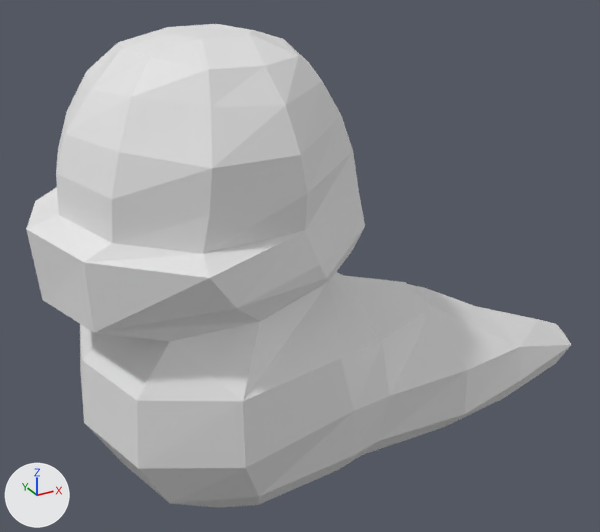
What one commit did to the FBX model Virus/Assets/Models/Worm.FBX.
Camera for both pictures: a 50 mm camera at (-1.59, -2.45, 2.63) aimed at (-0.21, 0.07, 1.37). The lights are fixed; the arrows at lower left show +X, +Y and +Z. Where no turn or scale is listed for an object, it has been applied to the vertices.

In view in the first picture: 'Worm'.
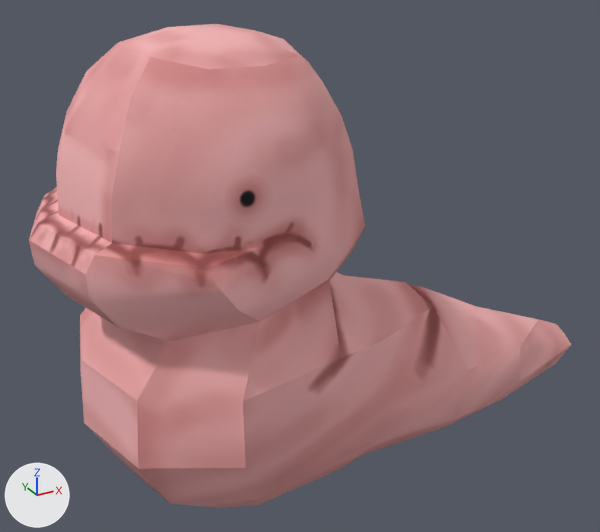
Where the change shows, as pixel boxes [x1, y1, x2, y2] in the pictures (600 x 532 px):
'Worm', reshaped
    before: [26, 24, 571, 508]
    after: [29, 24, 571, 508]
part 1 of me_mesh, built on
    before: [26, 187, 365, 341]
    after: [29, 187, 365, 341]
part 2 of me_mesh, recoloured (grey to pink)
    both: [56, 24, 571, 508]

The edits, one by one:
Picture 'worm_texture.jpg' (img_worm_texture_jpg) is new.
Material '03 - Default' (mat_03___default) is new.
Its texture is img_worm_texture_jpg.
Its roughness is 0.859.
me_mesh is used by ob_worm; location (-0.586, 0.0, 1.826).
me_mesh had 147 vertices, 290 faces and spanned x -0.6..1.77, y -0.5..0.5, z -1.18..0.44.
me_mesh now has 161 vertices, 318 faces and spans x -0.6..1.77, y -0.5..0.5, z -1.18..0.44.
Part 1, on me_mesh:
2 vertices are removed from x -0.6..-0.22, y -0.5..0.0, z -0.15..-0.1.
22 faces are deleted.
3 vertices in x -0.58..-0.5, y -0.3..0.29, z -0.34 move by (0.07, 0.0, 0.0).
5 vertices move from x -0.51..-0.13, y -0.47..0.5, z -0.28..-0.12 to x -0.47..-0.13, y -0.5..0.49, z -0.28..-0.1.
16 vertices are added at x -0.6..0.46, y -0.5..0.5, z -0.23..-0.09.
50 new faces join them.
me_mesh part 2: 268 faces spanning x -0.51..1.77, y -0.5..0.49, z -1.18..0.44 switch from no material to mat_03___default (picture img_worm_texture_jpg).
me_mesh part 3: the surface is now shaded smooth.
